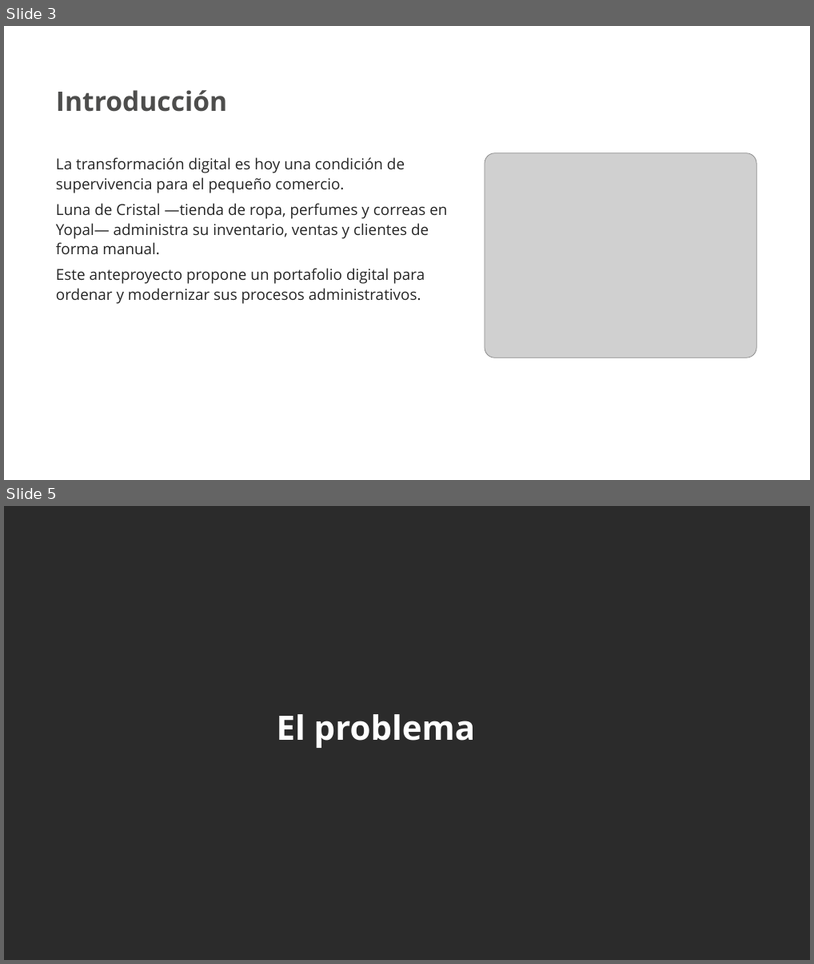
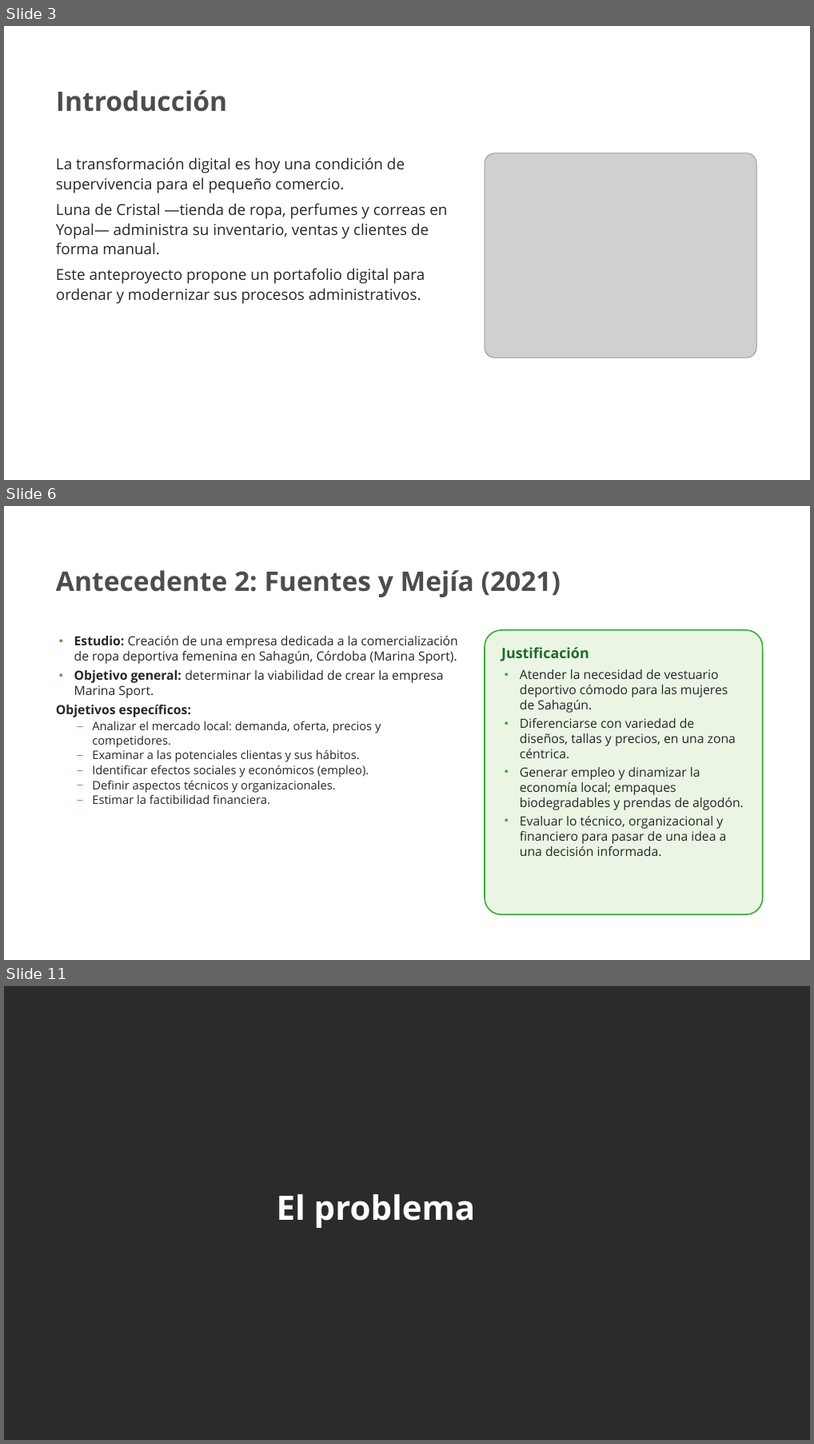
Before and after one commit to nayraclaud-glitch/Trabjo-De-eEstudio, a slide deck: Luna_de_Cristal_Presentacion_SENA.pptx. Shown one above the other, each under a label of ours: slides 3 and 5 before the commit, slides 3, 6 and 11 after it; the slides between them are not shown. The pictures are 814x964 and 814x1444 pixels, drawn with LibreOffice and Linux fonts; fonts in the diff are those of the drawing; grey boxes stand for pictures; background and template pictures are left out; a plain dark background stands for a picture behind light text. Boxes give left, top, right and bottom in pixels: in the first picture for what was removed or moved away, otherwise in the second. Text is boxed around its words. In the diff, an @@ line names an element or a change of style, - is before the commit and + after.

```diff
--- a/Luna_de_Cristal_Presentacion_SENA.pptx
+++ b/Luna_de_Cristal_Presentacion_SENA.pptx
@@ slide 6 added at (4, 506, 810, 960), background picture (left out) @@
@@ text added at (56, 570, 561, 597), 32 pt, text #4D4D4C, bold @@
+Antecedente 2: Fuentes y Mejía (2021)
@@ text added at (56, 636, 458, 804), 14 pt, text #262626 @@
+• Estudio: Creación de una empresa dedicada a la comercialización de ropa deportiva femenina en Sahagún, Córdoba (Marina Sport).
+• Objetivo general: determinar la viabilidad de crear la empresa Marina Sport.
+Objetivos específicos:
+– Analizar el mercado local: demanda, oferta, precios y competidores.
+– Examinar a las potenciales clientas y sus hábitos.
+– Identificar efectos sociales y económicos (empleo).
+– Definir aspectos técnicos y organizacionales.
+– Estimar la factibilidad financiera.
@@ rounded rectangle added at (485, 630, 763, 914), fill #EAF5E4, outline #39A935 1.5 pt, 15 pt, text #262626 @@
+Justificación
+• Atender la necesidad de vestuario deportivo cómodo para las mujeres de Sahagún.
+• Diferenciarse con variedad de diseños, tallas y precios, en una zona céntrica.
+• Generar empleo y dinamizar la economía local; empaques biodegradables y prendas de algodón.
+• Evaluar lo técnico, organizacional y financiero para pasar de una idea a una decisión informada.
@@ what was slide 5 is now slide 11 @@
```
Also in this commit, not shown: 2 slides changed, 7 other slides added.
